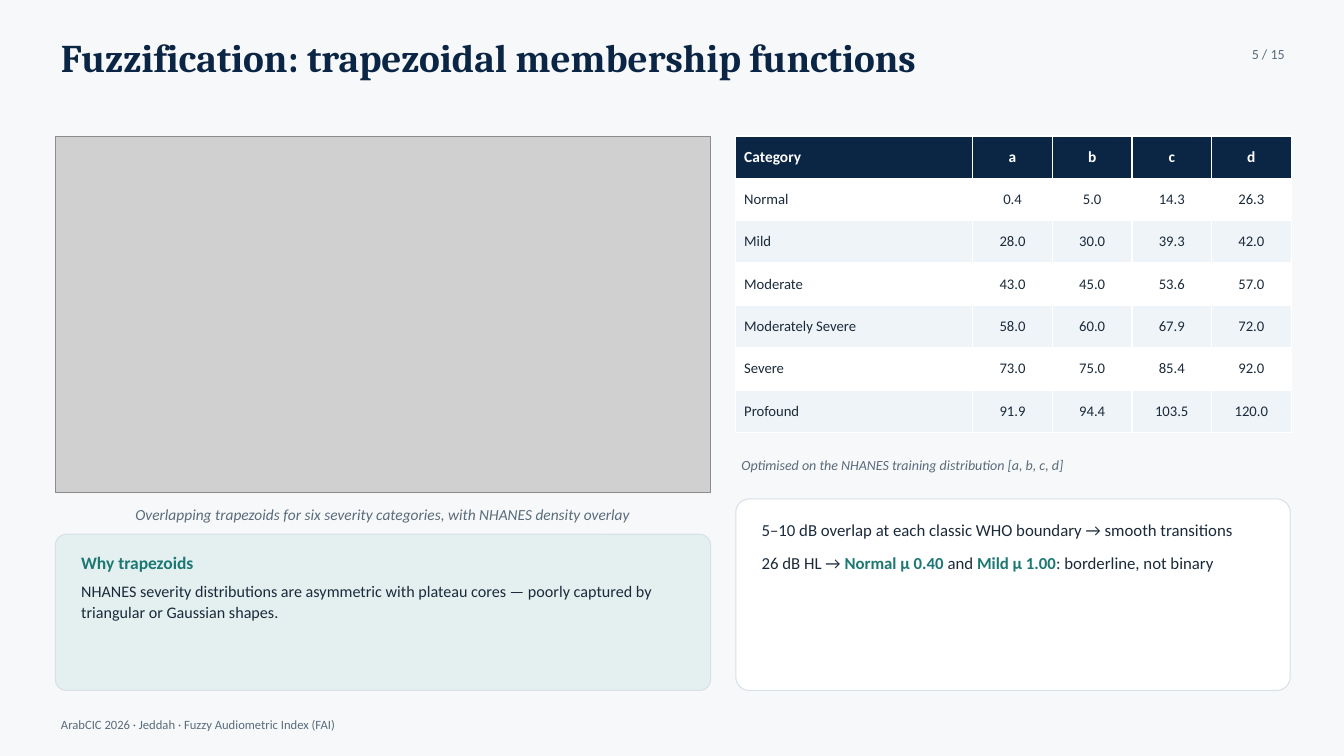
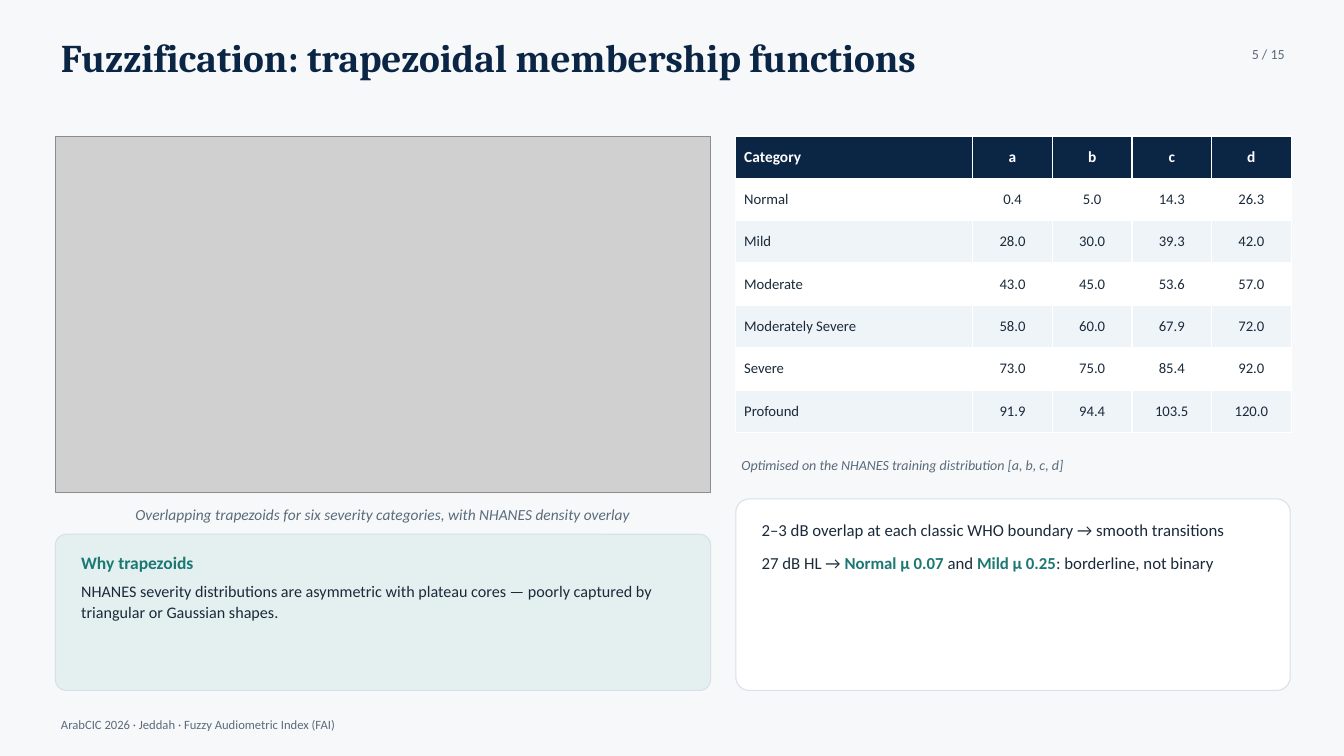
Before and after one commit to ameye/fuzzy-audiogram, a slide deck: slide 5 of arabcic2026/arabcic2026_fuzzy_audiogram.pptx. Drawn at 1344x756 pixels with LibreOffice and Linux fonts; fonts in the diff are those of the drawing; grey boxes stand for pictures. Boxes give left, top, right and bottom in pixels: in the first picture for what was removed or moved away, otherwise in the second. Text is boxed around its words. In the diff, an @@ line names an element or a change of style, - is before the commit and + after.

```diff
--- a/arabcic2026/arabcic2026_fuzzy_audiogram.pptx
+++ b/arabcic2026/arabcic2026_fuzzy_audiogram.pptx
@@ text at (762, 524, 1224, 572): text changed @@
-5–10 dB overlap at each classic WHO boundary → smooth transitions
-26 dB HL → Normal μ 0.40 and Mild μ 1.00: borderline, not binary
+2–3 dB overlap at each classic WHO boundary → smooth transitions
+27 dB HL → Normal μ 0.07 and Mild μ 0.25: borderline, not binary
```
Also in this commit, not shown: 6 other slides changed, 58 other files.
